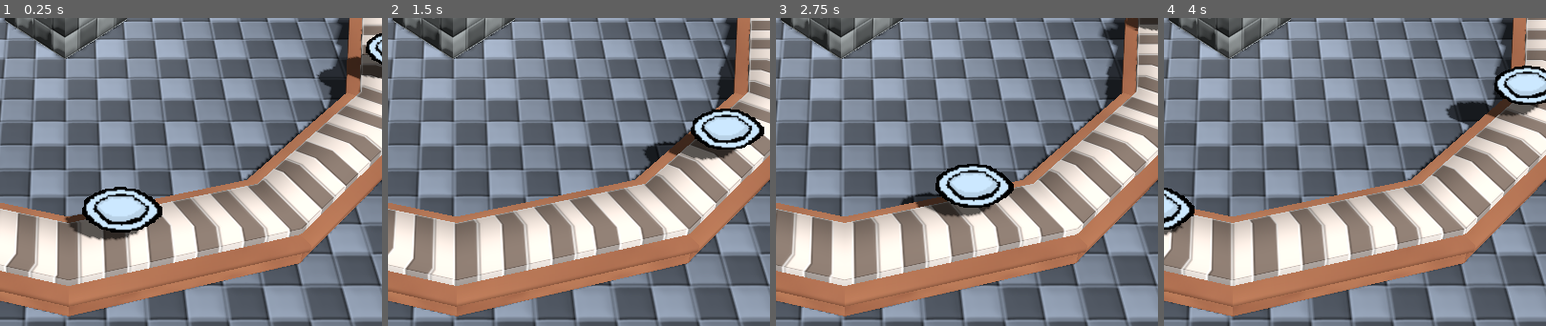
Above: before the commit, frames 1-4 (left to right).
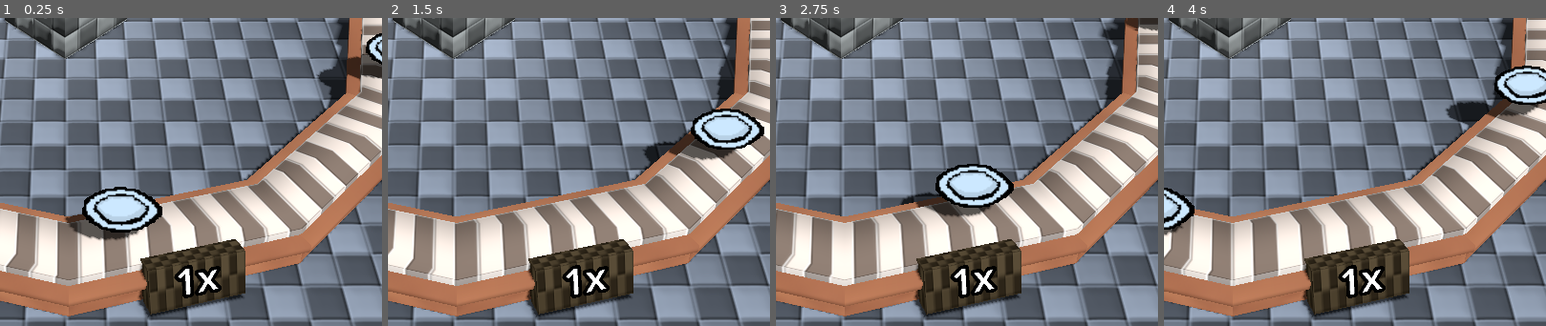
Above: after the commit, the same moments.

Repository: fkaa/gmtk-jam-2025
Game: Godot game, scene res://main.tscn
Two runs of this game, one before a commit and one after it. Both use one fixed random seed, a clock stepped at 60 frames per second and the inputs below.
Inputs (mouse positions are % of the whole screen's width and height, from its top left):
- Up to frame 1 (0.25 s): no input
- Up to frame 2 (1.5 s): move the mouse to (72, 45) at 0.52 s; tap Middle mouse button (clean) at 0.6 s; move the mouse to (30, 55) at 1.27 s; right-click (30, 55) at 1.35 s
- Up to frame 3 (2.75 s): move the mouse to (60, 28) at 2.02 s; click (60, 28) at 2.1 s
- Up to frame 4 (4 s): move the mouse to (45, 70) at 2.77 s; tap Middle mouse button (clean) at 2.85 s; move the mouse to (80, 65) at 3.52 s; right-click (80, 65) at 3.6 s
The pictures show only the part of the screen within x 41-91%, y 46-96%; the shares and areas given below are measured in that part.

The runs differ from the first frame. In frame 1, 5.3% of the frame differs, in the area x 36-65%, y 71-98%; in frame 2, 5.3%; in frame 3, 5.3%; in frame 4, 5.3%.

Commit message:
belt now gets faster over time

Diff:
--- a/assets/blender/belt_mat.gdshader
+++ b/assets/blender/belt_mat.gdshader
@@ -1,13 +1,14 @@
 shader_type spatial;
 
 uniform sampler2D belt_texture;
+uniform float belt_speed;
 
 void vertex() {
 	// Called for every vertex the material is visible on.
 }
 
 void fragment() {
-	vec4 col = texture(belt_texture, UV + vec2(0.0, TIME));
+	vec4 col = texture(belt_texture, UV + vec2(0.0, TIME * belt_speed * 2.0));
 
 	ALBEDO = col.rgb;
 	// Called for every pixel the material is visible on.
--- a/main.gd
+++ b/main.gd
@@ -1,6 +1,7 @@
 extends Node3D
 
 @onready var player: Player = $Player
+@onready var conveyor_belt: Node3D = $NavigationRegion3D/ConveyorBelt
 
 func _process(delta: float) -> void:
 	if Input.is_action_just_pressed("move"):
@@ -53,3 +54,7 @@
 		return result.collider
 
 	return null
+
+func _on_difficulity_timer_timeout() -> void:
+	conveyor_belt.belt_speed += 0.125
+	pass # Replace with function body.
--- a/main.tscn
+++ b/main.tscn
@@ -167,3 +167,9 @@
 [node name="MeshInstance3D3" type="MeshInstance3D" parent="Misc"]
 transform = Transform3D(8.74228e-08, -1, 4.37114e-08, 0, -4.37114e-08, -1, 1, 8.74228e-08, -2.93319e-15, 10.4086, 1.56167, -0.702176)
 mesh = SubResource("PlaneMesh_kek77")
+
+[node name="DifficulityTimer" type="Timer" parent="."]
+wait_time = 30.0
+autostart = true
+
+[connection signal="timeout" from="DifficulityTimer" to="." method="_on_difficulity_timer_timeout"]
--- a/scenes/conveyor_belt/conveyor_belt.gd
+++ b/scenes/conveyor_belt/conveyor_belt.gd
@@ -13,21 +13,28 @@
 ]
 
 @onready var plates: Node3D = $Plates
+@onready var belt: MeshInstance3D = $conveyor_belt/Belt
+@onready var speed_label: Label3D = %SpeedLabel
 
-@export var belt_speed: float = 0.5
+@export var belt_speed: float = 0.5:
+	set(val):
+		speed_label.text = "%.2fx" % (val * 2.0)
+		belt_speed = val
 
 var _all_plates: Array[PlateOnBelt]
 
 var receiving_plate_idx = 4;
-
+var belt_mat: ShaderMaterial
 
 func _ready() -> void:
+	belt_mat = belt.get_active_material(0) as ShaderMaterial
 	for p in plates.get_children():
 		_all_plates.append(p as PlateOnBelt)
 
 func _process(delta: float) -> void:
 	var y_rotation_last = plates.rotation.y
 	plates.rotation.y += belt_speed * delta
+	belt_mat.set_shader_parameter("belt_speed", belt_speed)
 	# If we've rotated 1/6 rotation, update the receiving plate, take any clean dishes, then spawn dirty dishes
 	const rotation_spawn_interval=PI/3
 	const rotation_increment_offset_spawn=(PI/3)/2
--- a/scenes/conveyor_belt/conveyor_belt.tscn
+++ b/scenes/conveyor_belt/conveyor_belt.tscn
@@ -1,25 +1,9 @@
-[gd_scene load_steps=14 format=3 uid="uid://ciupyea3iqa2w"]
+[gd_scene load_steps=9 format=3 uid="uid://ciupyea3iqa2w"]
 
 [ext_resource type="Script" uid="uid://ckax4h7i1gxri" path="res://scenes/conveyor_belt/conveyor_belt.gd" id="1_eigut"]
 [ext_resource type="PackedScene" uid="uid://cs2rxcg3v7vf1" path="res://scenes/conveyor_belt/plate_on_belt/plate_on_belt.tscn" id="1_nrmrm"]
 [ext_resource type="PackedScene" uid="uid://d1nqgafudduus" path="res://assets/blender/conveyor_belt.glb" id="4_wx4rt"]
 [ext_resource type="Texture2D" uid="uid://cbmsbce03orc" path="res://assets/floor.png" id="5_tyefu"]
-
-[sub_resource type="StandardMaterial3D" id="StandardMaterial3D_ysxht"]
-diffuse_mode = 3
-specular_mode = 1
-albedo_color = Color(0.0235294, 0.105882, 0.168627, 1)
-albedo_texture = ExtResource("5_tyefu")
-uv1_triplanar = true
-
-[sub_resource type="BoxMesh" id="BoxMesh_tyefu"]
-size = Vector3(3, 5, 0.25)
-
-[sub_resource type="BoxMesh" id="BoxMesh_3uf1j"]
-size = Vector3(0.25, 3, 1.75)
-
-[sub_resource type="BoxMesh" id="BoxMesh_15ck5"]
-size = Vector3(3, 2, 30)
 
 [sub_resource type="StandardMaterial3D" id="StandardMaterial3D_3uf1j"]
 diffuse_mode = 3
@@ -30,13 +14,6 @@
 
 [sub_resource type="BoxMesh" id="BoxMesh_wx4rt"]
 size = Vector3(6.055, 1, 1.43)
-
-[sub_resource type="StandardMaterial3D" id="StandardMaterial3D_wx4rt"]
-diffuse_mode = 3
-specular_mode = 1
-albedo_color = Color(0.166386, 0.393186, 0.2679, 1)
-albedo_texture = ExtResource("5_tyefu")
-uv1_triplanar = true
 
 [sub_resource type="BoxMesh" id="BoxMesh_ysxht"]
 size = Vector3(8.14, 0.175, 0.11)
@@ -70,78 +47,21 @@
 
 [node name="BeltMesh" type="Node3D" parent="."]
 
-[node name="FilthDispenser" type="Node3D" parent="BeltMesh"]
-transform = Transform3D(-0.909243, 0, 0.416265, 0, 1, 0, -0.416265, 0, -0.909243, 0, 0, 0)
-visible = false
-
-[node name="MeshInstance3D9" type="MeshInstance3D" parent="BeltMesh/FilthDispenser"]
-transform = Transform3D(1, 0, 0, 0, 1, 0, 0, 0, 1, 0, 3.35904, 2.57037)
-material_override = SubResource("StandardMaterial3D_ysxht")
-mesh = SubResource("BoxMesh_tyefu")
-skeleton = NodePath("../../root/@EditorNode@21272/@Panel@14/@VBoxContainer@15/DockHSplitLeftL/DockHSplitLeftR/DockHSplitMain/@VBoxContainer@26/DockVSplitCenter/@VSplitContainer@54/@VBoxContainer@55/@EditorMainScreen@102/MainScreen/@CanvasItemEditor@11482/@VSplitContainer@11134/@HSplitContainer@11136/@HSplitContainer@11138/@Control@11139/@SubViewportContainer@11140/@SubViewport@11141/ConveyorBelt/BeltMesh/MeshInstance3D2")
-
-[node name="MeshInstance3D10" type="MeshInstance3D" parent="BeltMesh/FilthDispenser"]
-transform = Transform3D(1, 0, 0, 0, 1, 0, 0, 0, 1, 0, 3.359, 3.9)
-material_override = SubResource("StandardMaterial3D_ysxht")
-mesh = SubResource("BoxMesh_tyefu")
-skeleton = NodePath("../../root/@EditorNode@21272/@Panel@14/@VBoxContainer@15/DockHSplitLeftL/DockHSplitLeftR/DockHSplitMain/@VBoxContainer@26/DockVSplitCenter/@VSplitContainer@54/@VBoxContainer@55/@EditorMainScreen@102/MainScreen/@CanvasItemEditor@11482/@VSplitContainer@11134/@HSplitContainer@11136/@HSplitContainer@11138/@Control@11139/@SubViewportContainer@11140/@SubViewport@11141/ConveyorBelt/BeltMesh/MeshInstance3D2")
-
-[node name="MeshInstance3D11" type="MeshInstance3D" parent="BeltMesh/FilthDispenser"]
-transform = Transform3D(-4.37114e-08, -1, 0, 1, -4.37114e-08, 0, 0, 0, 1, 0.028707, 5.80073, 3.18704)
-material_override = SubResource("StandardMaterial3D_ysxht")
-mesh = SubResource("BoxMesh_3uf1j")
-skeleton = NodePath("../../root/@EditorNode@21272/@Panel@14/@VBoxContainer@15/DockHSplitLeftL/DockHSplitLeftR/DockHSplitMain/@VBoxContainer@26/DockVSplitCenter/@VSplitContainer@54/@VBoxContainer@55/@EditorMainScreen@102/MainScreen/@CanvasItemEditor@11482/@VSplitContainer@11134/@HSplitContainer@11136/@HSplitContainer@11138/@Control@11139/@SubViewportContainer@11140/@SubViewport@11141/ConveyorBelt/BeltMesh/MeshInstance3D2")
-
-[node name="MeshInstance3D12" type="MeshInstance3D" parent="BeltMesh/FilthDispenser"]
-transform = Transform3D(1, 0, 0, 0, 1, 0, 0, 0, 1, 0, 1.9741, 18.97)
-material_override = SubResource("StandardMaterial3D_ysxht")
-mesh = SubResource("BoxMesh_15ck5")
-skeleton = NodePath("../../root/@EditorNode@21272/@Panel@14/@VBoxContainer@15/DockHSplitLeftL/DockHSplitLeftR/DockHSplitMain/@VBoxContainer@26/DockVSplitCenter/@VSplitContainer@54/@VBoxContainer@55/@EditorMainScreen@102/MainScreen/@CanvasItemEditor@11482/@VSplitContainer@11134/@HSplitContainer@11136/@HSplitContainer@11138/@Control@11139/@SubViewportContainer@11140/@SubViewport@11141/ConveyorBelt/BeltMesh/MeshInstance3D2")
-
 [node name="Tables" type="Node3D" parent="BeltMesh"]
-visible = false
 
 [node name="MeshInstance3D2" type="MeshInstance3D" parent="BeltMesh/Tables"]
-transform = Transform3D(1, 0, 0, 0, 1, 0, 0, 0, 1, -0.184255, 0.449791, 5.33435)
+transform = Transform3D(0.266113, -0.0668409, 0.0632366, -0.00147545, 0.770344, 0.0908055, -0.0693302, -0.272952, 0.240791, 2.09805, 0.449791, 7.50672)
 material_override = SubResource("StandardMaterial3D_3uf1j")
 mesh = SubResource("BoxMesh_wx4rt")
 skeleton = NodePath("../..")
 
-[node name="MeshInstance3D3" type="MeshInstance3D" parent="BeltMesh/Tables"]
-transform = Transform3D(0.631678, 0, 0.775231, 0, 1, 0, -0.775231, 0, 0.631678, 4.96151, 0.449791, 3.37821)
-material_override = SubResource("StandardMaterial3D_3uf1j")
-mesh = SubResource("BoxMesh_wx4rt")
-skeleton = NodePath("../..")
-
-[node name="MeshInstance3D4" type="MeshInstance3D" parent="BeltMesh/Tables"]
-transform = Transform3D(-0.215945, 0, 0.976405, 0, 1, 0, -0.976405, 0, -0.215945, 6.46705, 0.449791, -1.82206)
-material_override = SubResource("StandardMaterial3D_3uf1j")
-mesh = SubResource("BoxMesh_wx4rt")
-skeleton = NodePath("../..")
-
-[node name="MeshInstance3D5" type="MeshInstance3D" parent="BeltMesh/Tables"]
-transform = Transform3D(-0.911898, 0, 0.410416, 0, 1, 0, -0.410416, 0, -0.911898, 3.16221, 0.449791, -5.65292)
-material_override = SubResource("StandardMaterial3D_wx4rt")
-mesh = SubResource("BoxMesh_wx4rt")
-skeleton = NodePath("../..")
-
-[node name="MeshInstance3D6" type="MeshInstance3D" parent="BeltMesh/Tables"]
-transform = Transform3D(-0.899352, 0, -0.437226, 0, 1, 0, 0.437226, 0, -0.899352, -2.083, 0.449791, -5.55986)
-material_override = SubResource("StandardMaterial3D_3uf1j")
-mesh = SubResource("BoxMesh_wx4rt")
-skeleton = NodePath("../..")
-
-[node name="MeshInstance3D7" type="MeshInstance3D" parent="BeltMesh/Tables"]
-transform = Transform3D(0.206973, 0, 0.978347, 0, 1, 0, -0.978347, 0, 0.206973, -5.6201, 0.449791, -1.68475)
-material_override = SubResource("StandardMaterial3D_3uf1j")
-mesh = SubResource("BoxMesh_wx4rt")
-skeleton = NodePath("../..")
-
-[node name="MeshInstance3D8" type="MeshInstance3D" parent="BeltMesh/Tables"]
-transform = Transform3D(-0.61434, 0, 0.789041, 0, 1, 0, -0.789041, 0, -0.61434, -4.62515, 0.449791, 3.32835)
-material_override = SubResource("StandardMaterial3D_3uf1j")
-mesh = SubResource("BoxMesh_wx4rt")
-skeleton = NodePath("../..")
+[node name="SpeedLabel" type="Label3D" parent="BeltMesh/Tables"]
+unique_name_in_owner = true
+transform = Transform3D(1.47729, -0.116684, 0.338234, -0.0299475, 1.39153, 0.610849, -0.35654, -0.600349, 1.35013, 2.10639, 0.660993, 7.7204)
+texture_filter = 0
+text = "1x"
+font_size = 85
+outline_size = 32
 
 [node name="HeightLimit" type="Node3D" parent="BeltMesh"]
 transform = Transform3D(1.5171, 0, 0.0938, 0, 1.52, 0, -0.0938, 0, 1.5171, 2.48853, -0.870164, 0.962541)
@@ -174,3 +94,5 @@
 font_size = 39
 
 [node name="conveyor_belt" parent="." instance=ExtResource("4_wx4rt")]
+
+[editable path="conveyor_belt"]
--- a/scenes/conveyor_belt/plate_on_belt/plate_on_belt.gd
+++ b/scenes/conveyor_belt/plate_on_belt/plate_on_belt.gd
@@ -10,8 +10,6 @@
 		return items.pop_back()
 	else:
 		return null
-
-
 
 func add_item(item: Node3D, is_new : bool = false):
 	items.append(item)
